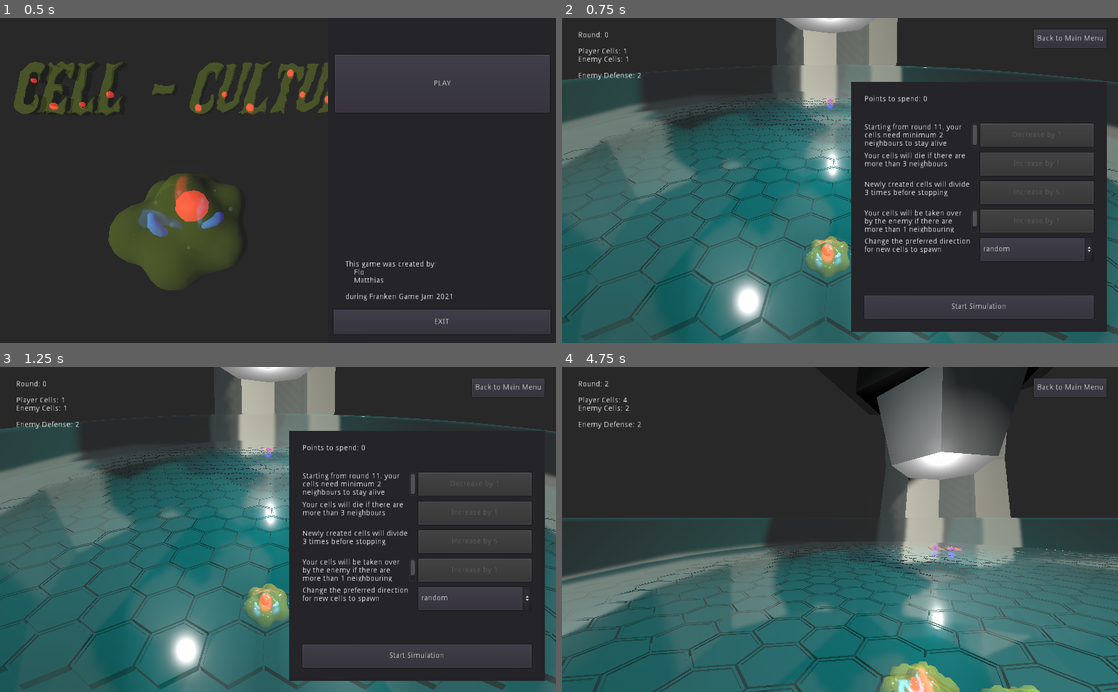
Above: before the commit, frames 1-4 (two rows, left to right).
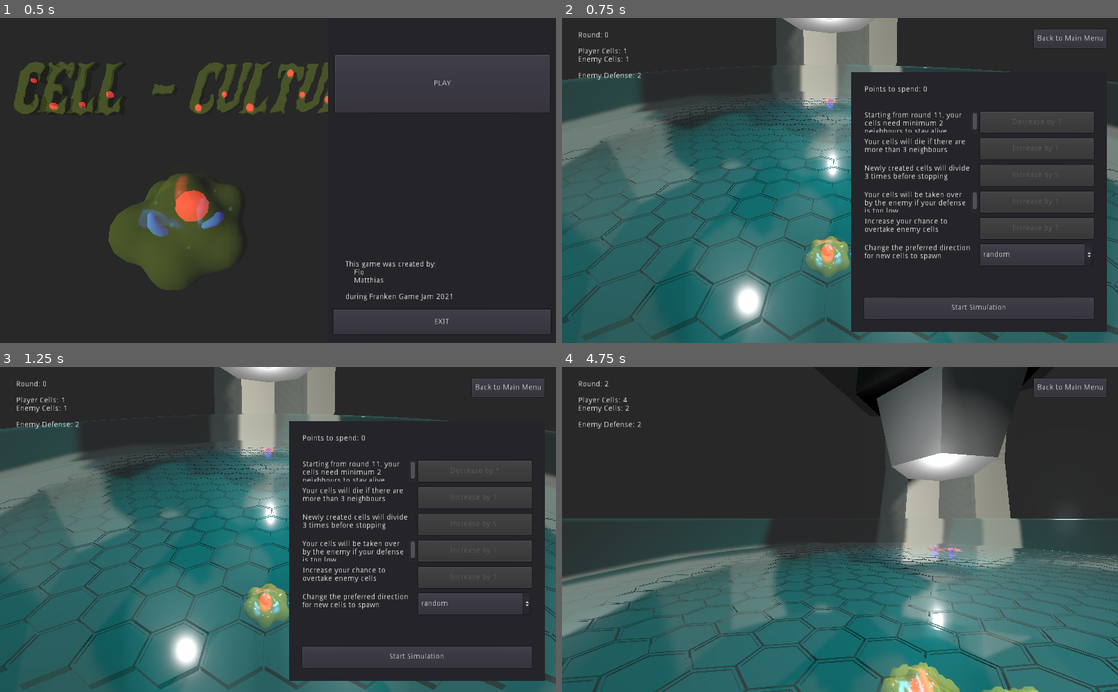
Above: after the commit, the same moments.

Repository: KrtzDev/cell-culture
Game: Godot game, scene res://MainMenu.tscn
The game is run twice, just before and just after one commit, with the same random seed, the same clock (stepped at 60 frames per second) and the same inputs.
Inputs (mouse positions are in pixels of both pictures, inside the frame that each line leads up to):
- Up to frame 1 (0.5 s): no input
- Up to frame 2 (0.75 s): click "PLAY" at 0.5 s
- Up to frame 3 (1.25 s): no input
- Up to frame 4 (4.75 s): click "Start Simulation" at 1.25 s; click "Back to Main Menu" at 2 s; click "PLAY" at 2.75 s; click "Start Simulation" at 3.5 s; tap Enter (ui_accept) at 4.25, 4.52 s; move the mouse to (867, 529) at 4.27 s; hold Up (ui_up) from 4.28 s (still down); hold Q (lower) from 4.28 s (still down)

Frame 1 is identical in both runs. In frame 2, 7.1% of the frame differs, in the area x 52-98%, y 16-90%; in frame 3, 7.1%; in frame 4, 7.3%, in the area x 0-100%, y 0-100%.

Commit message:
removed blur, added Attack

Diff:
--- a/cell-culture/Interface/Interface.gd
+++ b/cell-culture/Interface/Interface.gd
@@ -36,6 +36,7 @@
 	var mitosisAmount = stats["mitosisAmount"]
 	var direction = stats["direction"]
 	var defense = stats["defense"]
+	var attack = stats["attack"]
 	var spawnProtection = gameManager.spawnProtection
 	var skillPoints = gameManager.skillPoints
 
@@ -45,7 +46,8 @@
 	$"Configuration Menu/Panel/VBoxContainer/minNeighbours/RichTextLabel".text = "Starting from round "+ str(spawnProtection) +", your cells need minimum " + str(minNeighbours) + " neighbours to stay alive"
 	$"Configuration Menu/Panel/VBoxContainer/maxNeighbours/RichTextLabel".text = "Your cells will die if there are more than " + str(maxNeighbours) + " neighbours"
 	$"Configuration Menu/Panel/VBoxContainer/mitosis/RichTextLabel".text = "Newly created cells will divide "+str(mitosisAmount)+" times before stopping"
-	$"Configuration Menu/Panel/VBoxContainer/defense/RichTextLabel".text = "Your cells will be taken over by the enemy if there are more than " + str(defense) + " neighbouring enemy cells"
+	$"Configuration Menu/Panel/VBoxContainer/defense/RichTextLabel".text = "Your cells will be taken over by the enemy if your defense is too low"
+	$"Configuration Menu/Panel/VBoxContainer/attack/RichTextLabel".text = "Increase your chance to overtake enemy cells"
 
 	if gameManager.currRound == 0:
 		$"Configuration Menu/Panel/VBoxContainer/StartRound/StartRound_Button".text = "Start Simulation"
@@ -59,11 +61,13 @@
 		$"Configuration Menu/Panel/VBoxContainer/maxNeighbours/maxNeigh_Button".disabled = true
 		$"Configuration Menu/Panel/VBoxContainer/mitosis/mitosis_Button".disabled = true
 		$"Configuration Menu/Panel/VBoxContainer/defense/defense_Button".disabled = true
+		$"Configuration Menu/Panel/VBoxContainer/attack/Attack_Button".disabled = true
 	else:
 		$"Configuration Menu/Panel/VBoxContainer/minNeighbours/minNeigh_Button".disabled = false
 		$"Configuration Menu/Panel/VBoxContainer/maxNeighbours/maxNeigh_Button".disabled = false
 		$"Configuration Menu/Panel/VBoxContainer/mitosis/mitosis_Button".disabled = false
 		$"Configuration Menu/Panel/VBoxContainer/defense/defense_Button".disabled = false
+		$"Configuration Menu/Panel/VBoxContainer/attack/Attack_Button".disabled = false
 
 	if minNeighbours <= 1:
 		$"Configuration Menu/Panel/VBoxContainer/minNeighbours/minNeigh_Button".disabled = true
@@ -73,6 +77,8 @@
 		$"Configuration Menu/Panel/VBoxContainer/mitosis/mitosis_Button".disabled = true
 	if defense >= 6:
 		$"Configuration Menu/Panel/VBoxContainer/defense/defense_Button".disabled = true
+	if attack >= 6:
+		$"Configuration Menu/Panel/VBoxContainer/attack/Attack_Button".disabled = true
 
 func show_GameOverScreen(win : bool):
 
--- a/cell-culture/Interface/Interface.tscn
+++ b/cell-culture/Interface/Interface.tscn
@@ -37,7 +37,7 @@
 anchor_right = 1.0
 anchor_bottom = 1.0
 margin_left = 20.0
-margin_top = 118.0
+margin_top = 100.0
 margin_right = -20.0
 margin_bottom = -20.0
 __meta__ = {
@@ -58,21 +58,21 @@
 
 [node name="RichTextLabel" type="RichTextLabel" parent="Configuration Menu/Panel/VBoxContainer"]
 margin_right = 422.0
-margin_bottom = 42.0
+margin_bottom = 38.0
 size_flags_horizontal = 3
 size_flags_vertical = 3
 text = "Points to spend: 42"
 
 [node name="minNeighbours" type="HBoxContainer" parent="Configuration Menu/Panel/VBoxContainer"]
-margin_top = 52.0
-margin_right = 422.0
-margin_bottom = 95.0
+margin_top = 48.0
+margin_right = 422.0
+margin_bottom = 87.0
 size_flags_horizontal = 3
 size_flags_vertical = 3
 
 [node name="RichTextLabel" type="RichTextLabel" parent="Configuration Menu/Panel/VBoxContainer/minNeighbours"]
 margin_right = 209.0
-margin_bottom = 43.0
+margin_bottom = 39.0
 size_flags_horizontal = 3
 size_flags_vertical = 3
 text = "Starting from round 11, cells needs minimum X neighbours to stay alive"
@@ -80,22 +80,22 @@
 [node name="minNeigh_Button" type="Button" parent="Configuration Menu/Panel/VBoxContainer/minNeighbours"]
 margin_left = 213.0
 margin_right = 422.0
-margin_bottom = 43.0
+margin_bottom = 39.0
 size_flags_horizontal = 3
 size_flags_vertical = 3
 disabled = true
 text = "Decrease by 1"
 
 [node name="maxNeighbours" type="HBoxContainer" parent="Configuration Menu/Panel/VBoxContainer"]
-margin_top = 105.0
-margin_right = 422.0
-margin_bottom = 148.0
+margin_top = 97.0
+margin_right = 422.0
+margin_bottom = 136.0
 size_flags_horizontal = 3
 size_flags_vertical = 3
 
 [node name="RichTextLabel" type="RichTextLabel" parent="Configuration Menu/Panel/VBoxContainer/maxNeighbours"]
 margin_right = 209.0
-margin_bottom = 43.0
+margin_bottom = 39.0
 size_flags_horizontal = 3
 size_flags_vertical = 3
 text = "Cells will die if there are more than X neighbours"
@@ -103,22 +103,22 @@
 [node name="maxNeigh_Button" type="Button" parent="Configuration Menu/Panel/VBoxContainer/maxNeighbours"]
 margin_left = 213.0
 margin_right = 422.0
-margin_bottom = 43.0
-size_flags_horizontal = 3
-size_flags_vertical = 3
-disabled = true
-text = "Increase by 1"
+margin_bottom = 39.0
+size_flags_horizontal = 3
+size_flags_vertical = 3
+disabled = true
+text = "Increase by 1 "
 
 [node name="mitosis" type="HBoxContainer" parent="Configuration Menu/Panel/VBoxContainer"]
-margin_top = 158.0
-margin_right = 422.0
-margin_bottom = 201.0
+margin_top = 146.0
+margin_right = 422.0
+margin_bottom = 185.0
 size_flags_horizontal = 3
 size_flags_vertical = 3
 
 [node name="RichTextLabel" type="RichTextLabel" parent="Configuration Menu/Panel/VBoxContainer/mitosis"]
 margin_right = 209.0
-margin_bottom = 43.0
+margin_bottom = 39.0
 size_flags_horizontal = 3
 size_flags_vertical = 3
 text = "Newly created cells will divide X times before stopping"
@@ -126,22 +126,22 @@
 [node name="mitosis_Button" type="Button" parent="Configuration Menu/Panel/VBoxContainer/mitosis"]
 margin_left = 213.0
 margin_right = 422.0
-margin_bottom = 43.0
-size_flags_horizontal = 3
-size_flags_vertical = 3
-disabled = true
-text = "Increase by 5"
+margin_bottom = 39.0
+size_flags_horizontal = 3
+size_flags_vertical = 3
+disabled = true
+text = "Increase by 5 "
 
 [node name="defense" type="HBoxContainer" parent="Configuration Menu/Panel/VBoxContainer"]
-margin_top = 211.0
-margin_right = 422.0
-margin_bottom = 253.0
+margin_top = 195.0
+margin_right = 422.0
+margin_bottom = 234.0
 size_flags_horizontal = 3
 size_flags_vertical = 3
 
 [node name="RichTextLabel" type="RichTextLabel" parent="Configuration Menu/Panel/VBoxContainer/defense"]
 margin_right = 209.0
-margin_bottom = 42.0
+margin_bottom = 39.0
 size_flags_horizontal = 3
 size_flags_vertical = 3
 text = "Your cells will be taken over by the enemy if there are more than X neighbouring enemy cells"
@@ -149,22 +149,45 @@
 [node name="defense_Button" type="Button" parent="Configuration Menu/Panel/VBoxContainer/defense"]
 margin_left = 213.0
 margin_right = 422.0
-margin_bottom = 42.0
-size_flags_horizontal = 3
-size_flags_vertical = 3
-disabled = true
-text = "Increase by 1"
+margin_bottom = 39.0
+size_flags_horizontal = 3
+size_flags_vertical = 3
+disabled = true
+text = "Increase by 1 "
+
+[node name="attack" type="HBoxContainer" parent="Configuration Menu/Panel/VBoxContainer"]
+margin_top = 244.0
+margin_right = 422.0
+margin_bottom = 283.0
+size_flags_horizontal = 3
+size_flags_vertical = 3
+
+[node name="RichTextLabel" type="RichTextLabel" parent="Configuration Menu/Panel/VBoxContainer/attack"]
+margin_right = 209.0
+margin_bottom = 39.0
+size_flags_horizontal = 3
+size_flags_vertical = 3
+text = "Your cells will be taken over by the enemy if there are more than X neighbouring enemy cells"
+
+[node name="Attack_Button" type="Button" parent="Configuration Menu/Panel/VBoxContainer/attack"]
+margin_left = 213.0
+margin_right = 422.0
+margin_bottom = 39.0
+size_flags_horizontal = 3
+size_flags_vertical = 3
+disabled = true
+text = "Increase by 1 "
 
 [node name="direction" type="HBoxContainer" parent="Configuration Menu/Panel/VBoxContainer"]
-margin_top = 263.0
-margin_right = 422.0
-margin_bottom = 306.0
+margin_top = 293.0
+margin_right = 422.0
+margin_bottom = 332.0
 size_flags_horizontal = 3
 size_flags_vertical = 3
 
 [node name="RichTextLabel" type="RichTextLabel" parent="Configuration Menu/Panel/VBoxContainer/direction"]
 margin_right = 209.0
-margin_bottom = 43.0
+margin_bottom = 39.0
 size_flags_horizontal = 3
 size_flags_vertical = 3
 text = "Change the preferred direction for new cells to spawn"
@@ -172,27 +195,27 @@
 [node name="OptionButton" type="OptionButton" parent="Configuration Menu/Panel/VBoxContainer/direction"]
 margin_left = 213.0
 margin_right = 422.0
-margin_bottom = 43.0
+margin_bottom = 39.0
 size_flags_horizontal = 3
 size_flags_vertical = 3
 
 [node name="VBoxContainer" type="HBoxContainer" parent="Configuration Menu/Panel/VBoxContainer"]
-margin_top = 316.0
-margin_right = 422.0
-margin_bottom = 359.0
+margin_top = 342.0
+margin_right = 422.0
+margin_bottom = 381.0
 size_flags_horizontal = 3
 size_flags_vertical = 3
 
 [node name="StartRound" type="HBoxContainer" parent="Configuration Menu/Panel/VBoxContainer"]
-margin_top = 369.0
-margin_right = 422.0
-margin_bottom = 412.0
+margin_top = 391.0
+margin_right = 422.0
+margin_bottom = 430.0
 size_flags_horizontal = 3
 size_flags_vertical = 3
 
 [node name="StartRound_Button" type="Button" parent="Configuration Menu/Panel/VBoxContainer/StartRound"]
 margin_right = 422.0
-margin_bottom = 43.0
+margin_bottom = 39.0
 size_flags_horizontal = 3
 size_flags_vertical = 3
 text = "Start Simulation"
--- a/cell-culture/Level_env.tres
+++ b/cell-culture/Level_env.tres
@@ -21,10 +21,8 @@
 ssao_intensity2 = 24.49
 ssao_bias = 0.817
 ssao_light_affect = 0.07
-dof_blur_far_enabled = true
 dof_blur_far_distance = 54.9
 dof_blur_far_transition = 32.18
-dof_blur_near_enabled = true
 dof_blur_near_distance = 1.58
 dof_blur_near_transition = 4.14
 glow_enabled = true
--- a/cell-culture/scripts/GameManager.gd
+++ b/cell-culture/scripts/GameManager.gd
@@ -20,6 +20,7 @@
 	maxNeighbours = 2,
 	mitosisAmount = 3,
 	direction = "random",
+	attack = 2,
 	defense = 2,
 	enemy = "player"
 	}
@@ -31,6 +32,7 @@
 	maxNeighbours = 3,
 	mitosisAmount = 3,
 	direction = "random",
+	attack = 1,
 	defense = 1,
 	enemy = "com"
 	}
@@ -108,19 +110,23 @@
 
 func improve_enemy():
 	#improve random stat
-	var imprStats = ["defense", "maxNeighbours", "mitosisAmount"]
+	var imprStats = ["attack", "defense", "maxNeighbours", "mitosisAmount"]
 	var stat = imprStats[randi() % imprStats.size()]
 
 	print ("Enemy is improving " + stat + " to " + str(enemyStats[stat]+1))
 	enemyStats[stat] += 1
 
-	#cap defense at 5
-	if enemyStats["defense"] >= 6:
-		enemyStats["defense"] = 5
-
-	#cap maxNeighbours at 5
-	if enemyStats["maxNeighbours"] >= 6:
-		enemyStats["maxNeighbours"] = 5
+	#cap defense at 6
+	if enemyStats["defense"] >= 7:
+		enemyStats["defense"] = 6
+
+	#cap attack at 5
+	if enemyStats["attack"] >= 6:
+		enemyStats["attack"] = 5
+
+	#cap maxNeighbours at 6
+	if enemyStats["maxNeighbours"] >= 7:
+		enemyStats["maxNeighbours"] = 6
 
 	#attack player if early round and defense is lower or equal to own defense
 	enemyStats["direction"] = "random"
@@ -171,7 +177,14 @@
 #	print("["+ activeCell.name + "] " + "inhabitable: "+ str(inhabitableCells.size()) + "| living neighbours: " + str(livingNeighbours.size()) + " | enemy neighbours: " + str(enemyNeighbours.size()))
 
 	#decide whether the current cell gets overtaken by the enemy
-	if enemyNeighbours.size() > defense:
+	var enemyNeighbourAttack
+	if (stats == playerStats):
+		enemyNeighbourAttack=enemyStats["attack"]
+	else:
+		enemyNeighbourAttack=playerStats["attack"]
+
+	if ((enemyNeighbours.size()*enemyNeighbourAttack*0.5) > (defense*2)):
+		print("cell gets overtaken by " + stats["enemy"])
 		var mitosisStatus = activeCell.cellDivisionsLeft
 		kill_cell(activeCell)
 		activeCell.faction = stats["enemy"]
Not shown, changed: build/web/cell-culture.html
Not shown, changed: build/web/cell-culture.pck
Not shown, changed: build/win/cell-culture.pck
